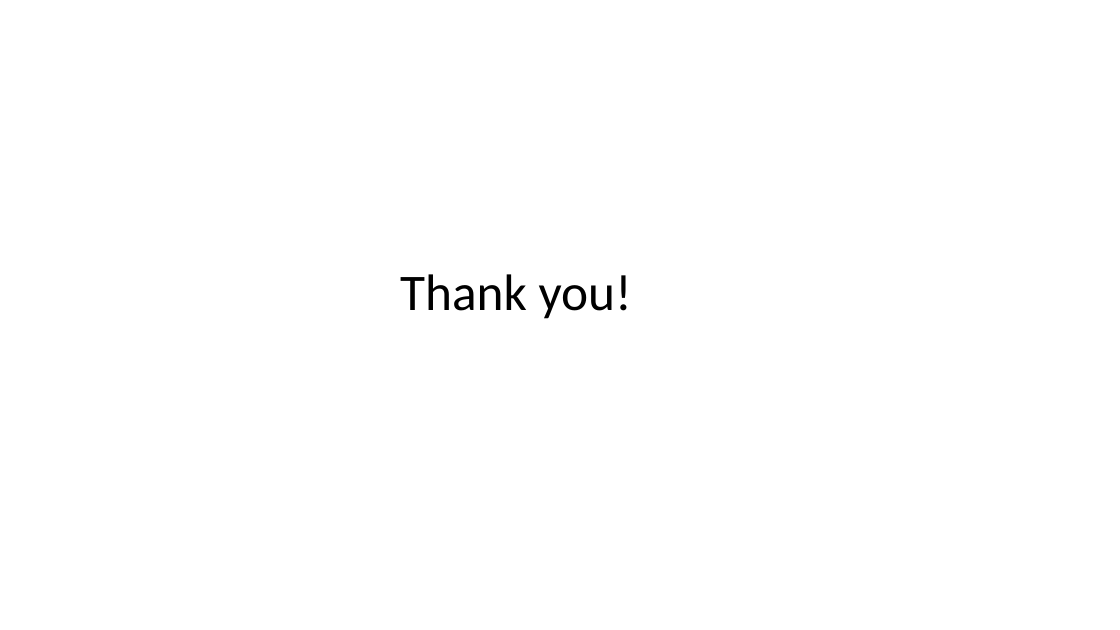
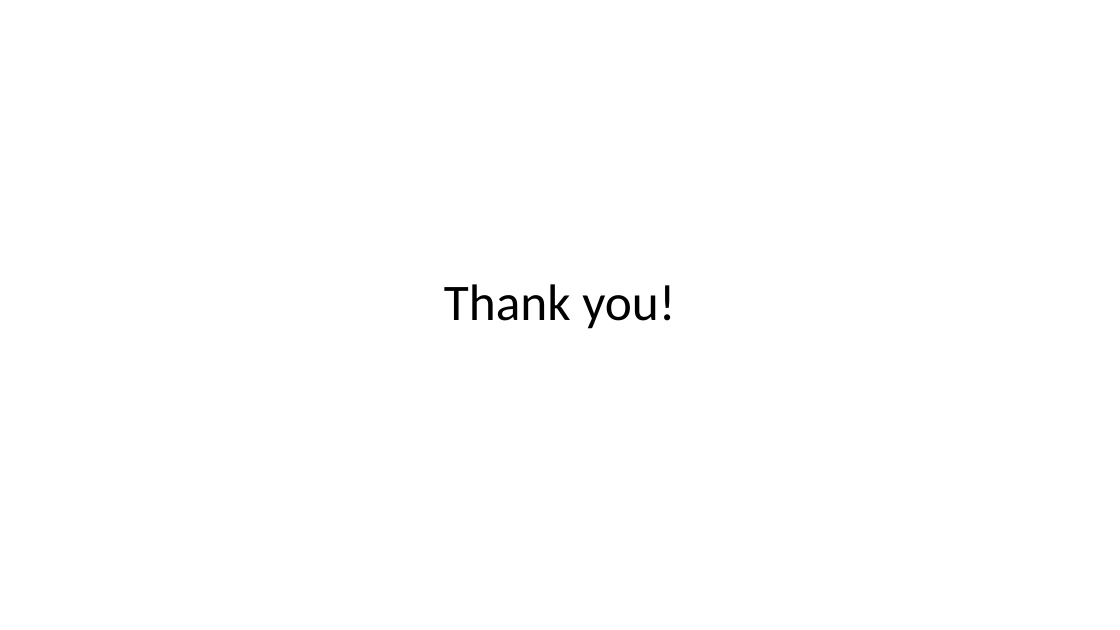
Before and after one commit to jhsshen/DataScienceGuidedCapstone, a slide deck: slide 9 of reports/Presentation for Management Team.pptx. Drawn at 1120x630 pixels with LibreOffice and Linux fonts; fonts in the diff are those of the drawing. Boxes give left, top, right and bottom in pixels: in the first picture for what was removed or moved away, otherwise in the second. Text is boxed around its words. In the diff, an @@ line names an element or a change of style, - is before the commit and + after.

Commit message:
Minor update of ppt with format

```diff
--- a/reports/Presentation for Management Team.pptx
+++ b/reports/Presentation for Management Team.pptx
@@ title "Thank you!" moved from (x1=400, y1=274, x2=632, y2=319) to (x1=444, y1=284, x2=675, y2=329) @@
@@ title "Thank you!" at (x1=444, y1=284, x2=675, y2=329): alignment left to centre @@
```
Also in this commit, not shown: 7 other slides changed.
